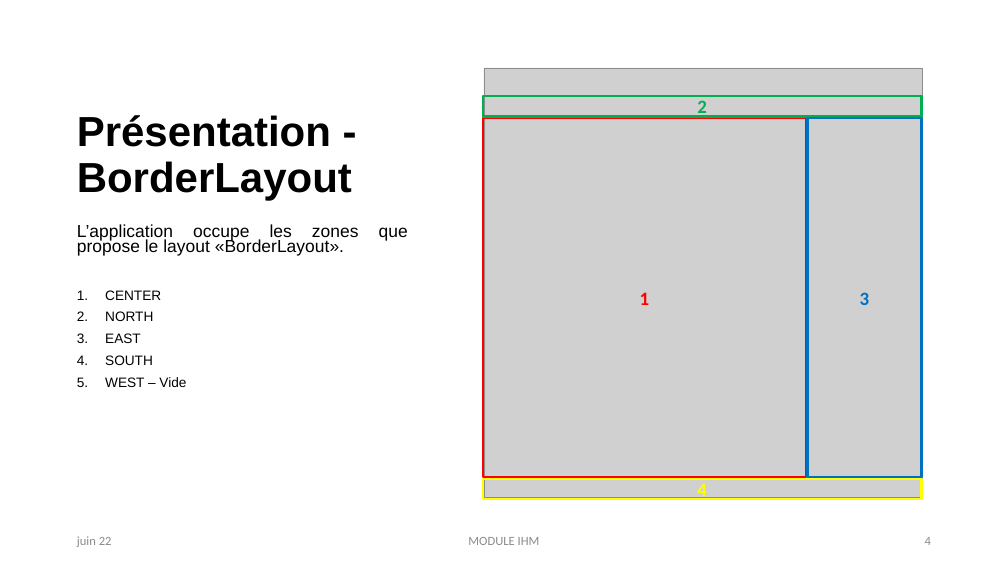
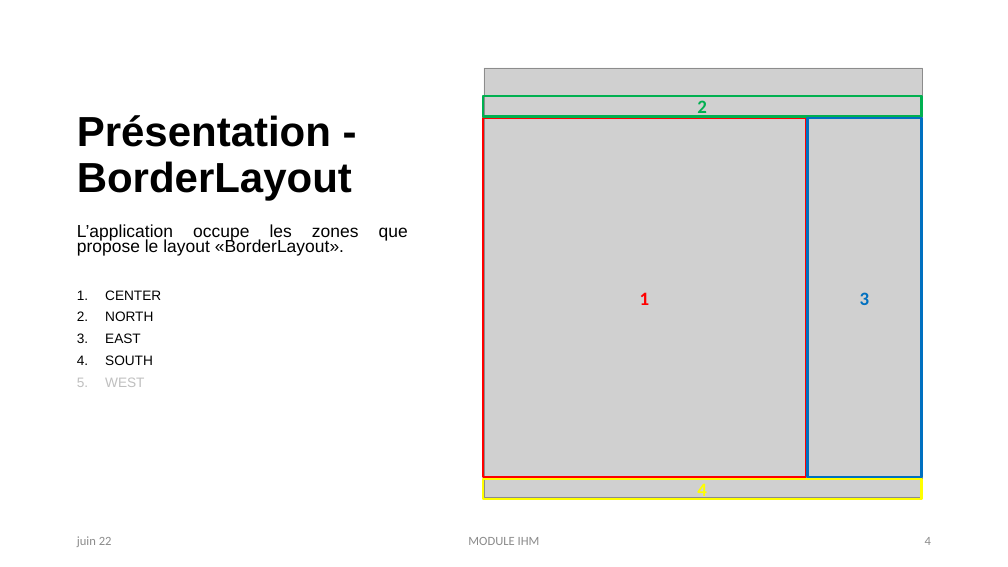
Before and after one commit to UfukArslan/Loto, a slide deck: slide 4 of LOTTO.pptx. Drawn at 1008x567 pixels with LibreOffice and Linux fonts; fonts in the diff are those of the drawing; grey boxes stand for pictures. Boxes give left, top, right and bottom in pixels: in the first picture for what was removed or moved away, otherwise in the second. Text is boxed around its words. In the diff, an @@ line names an element or a change of style, - is before the commit and + after.

```diff
--- a/LOTTO.pptx
+++ b/LOTTO.pptx
@@ text at (x1=105, y1=378, x2=144, y2=387): text changed; text colour #000000 to #BFBFBF @@
-5. WEST – Vide
+5. WEST
```
Also in this commit, not shown: 1 other slide changed, 6 slides added, 19 other files.
